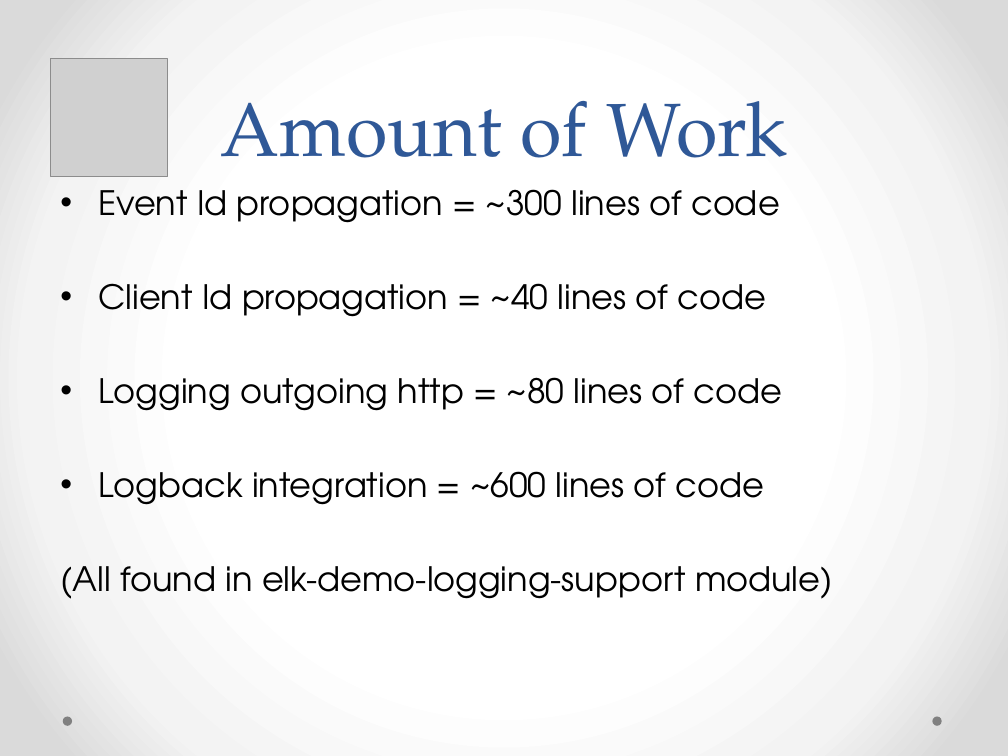
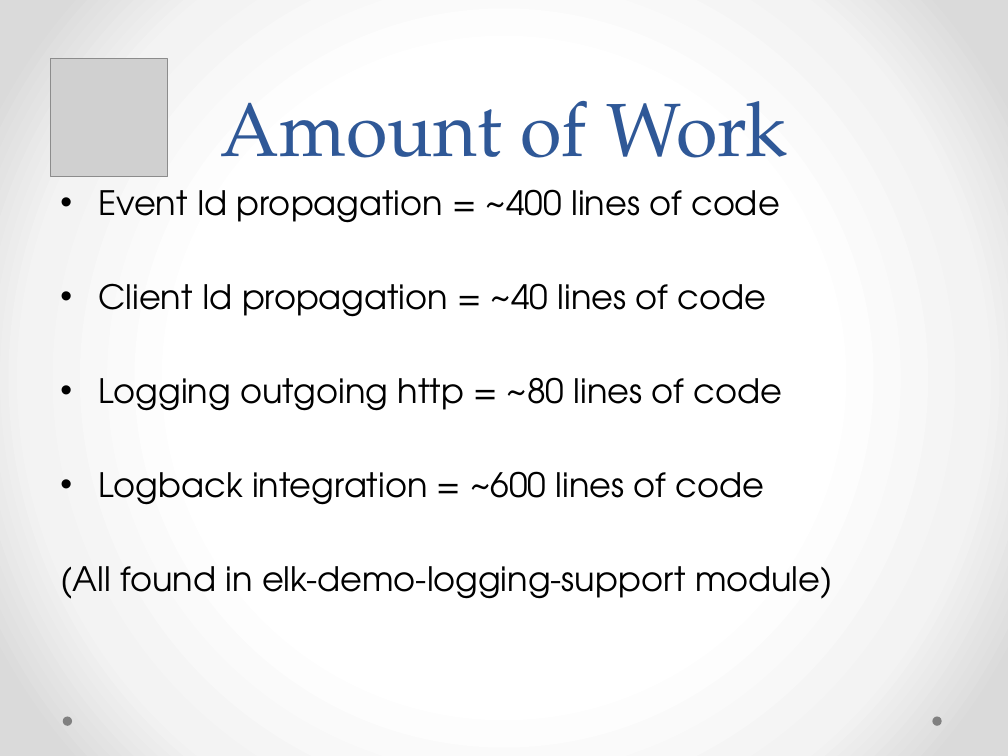
Before and after one commit to solidjb/elk-demo, a slide deck: slide 28 of oclc-elk.pptx. Drawn at 1008x756 pixels with LibreOffice and Linux fonts; fonts in the diff are those of the drawing; grey boxes stand for pictures. Boxes give left, top, right and bottom in pixels: in the first picture for what was removed or moved away, otherwise in the second. Text is boxed around its words. In the diff, an @@ line names an element or a change of style, - is before the commit and + after.

```diff
--- a/oclc-elk.pptx
+++ b/oclc-elk.pptx
@@ text at (x1=98, y1=189, x2=780, y2=223): text changed @@
-• Event Id propagation = ~300 lines of code
+• Event Id propagation = ~400 lines of code
```
Also in this commit, not shown: 2 other files.
